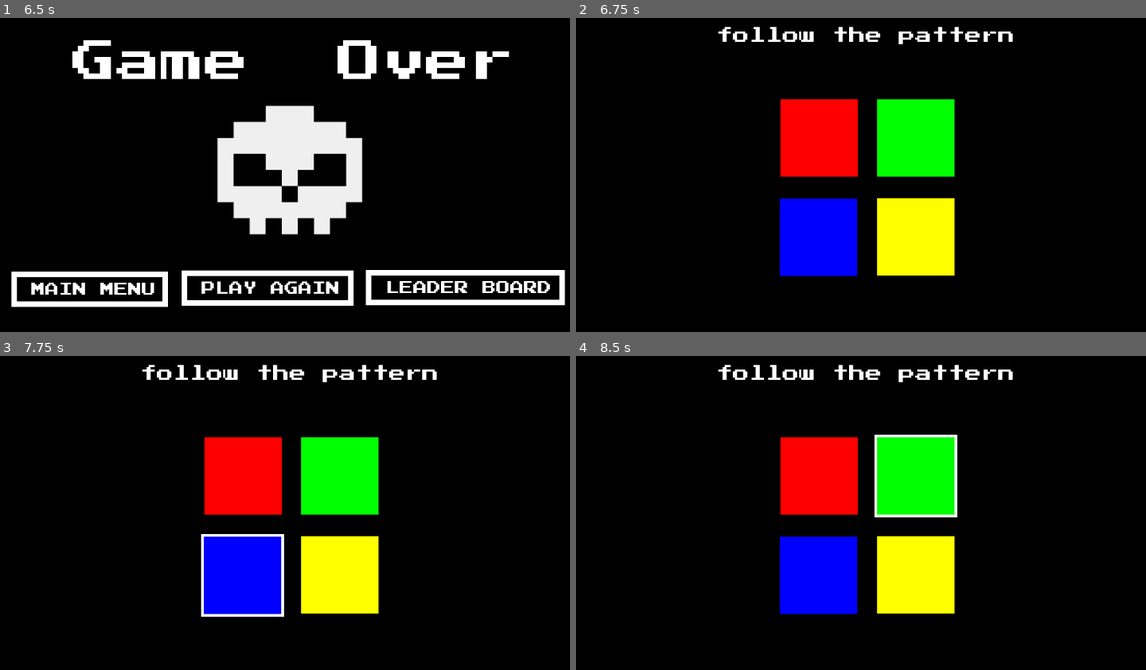
Above: before the commit, frames 1-4 (two rows, left to right).
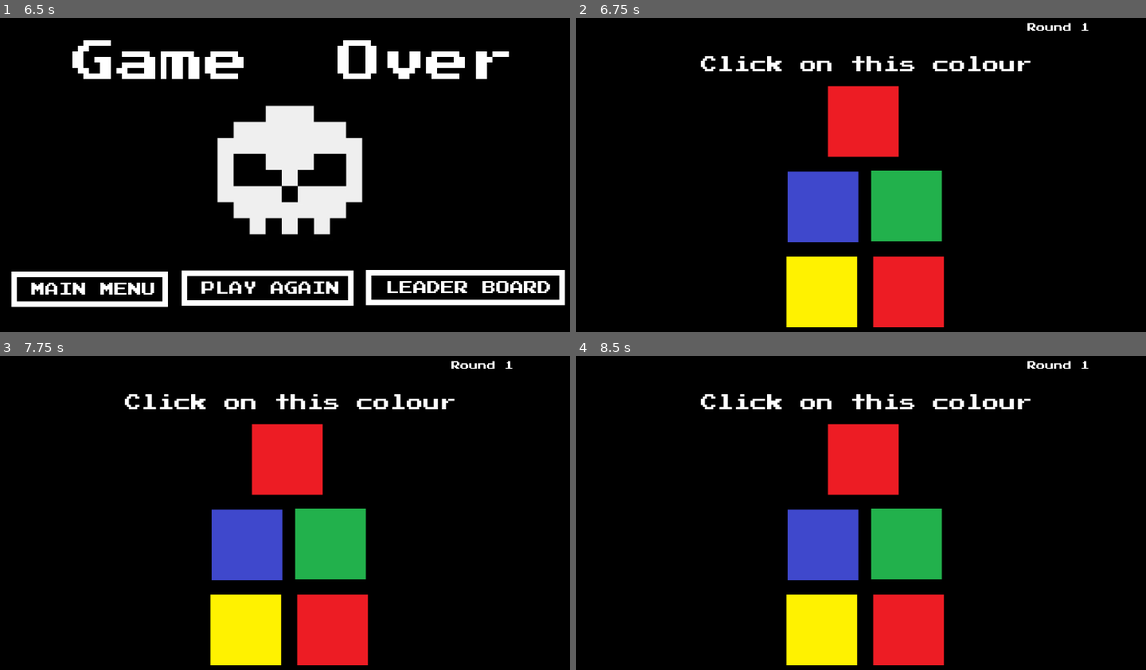
Above: after the commit, the same moments.

Repository: kwrightsk/game-jam-january-2026
Game: Godot game, scene res://Scenes/title_screen.tscn
Two runs of this game, one before a commit and one after it. Both use one fixed random seed, a clock stepped at 60 frames per second and the inputs below.
Inputs (mouse positions are in pixels of both pictures, inside the frame that each line leads up to):
- Up to frame 1 (6.5 s): click "PLAY" at 0.5 s; tap Enter at 1.25, 2.75, 4.25 s; move the mouse to (245, 137) at 1.27 s; press the mouse at (245, 137) at 1.28 s; tap Space at 2, 3.5, 5 s; move the mouse to (342, 137) at 2.02 s; release the mouse at (342, 137) at 2.03 s; click (342, 137) at 2.1 s; move the mouse to (245, 237) at 2.77 s; press the mouse at (245, 237) at 2.78 s; move the mouse to (342, 237) at 3.52 s; release the mouse at (342, 237) at 3.53 s; click (342, 237) at 3.6 s; move the mouse to (478, 225) at 4.27 s; press the mouse at (478, 225) at 4.28 s; move the mouse to (96, 118) at 5.02 s; release the mouse at (96, 118) at 5.03 s; click (96, 118) at 5.1 s; move the mouse to (319, 171) at 5.77 s; press the mouse at (319, 171) at 5.78 s
- Up to frame 2 (6.75 s): release the mouse at (895, 171) at 6.5 s; click "PLAY AGAIN" at 6.5 s
- Up to frame 3 (7.75 s): move the mouse to (193, 421) at 7.27 s; click (193, 421) at 7.35 s
- Up to frame 4 (8.5 s): move the mouse to (1003, 491) at 8.02 s; press the mouse at (1003, 491) at 8.03 s

Frame 1 is identical in both runs. In frame 2, 23% of the frame differs, in the area x 21-90%, y 1-99%; in frame 3, 23%; in frame 4, 23%.

Commit message:
adding another mini-game

Diff:
--- a/Scenes/main_level.tscn
+++ b/Scenes/main_level.tscn
@@ -1,9 +1,10 @@
-[gd_scene load_steps=5 format=3 uid="uid://qkg5k1hckfiy"]
+[gd_scene load_steps=6 format=3 uid="uid://qkg5k1hckfiy"]
 
 [ext_resource type="Script" path="res://scripts/main_level.gd" id="1_h5yc7"]
-[ext_resource type="PackedScene" uid="uid://kdkv3jlo2bps" path="res://Scenes/colour_picker.tscn" id="1_ttbch"]
+[ext_resource type="PackedScene" uid="uid://brp5dwa1lqmhn" path="res://Scenes/colour_picker.tscn" id="1_ttbch"]
 [ext_resource type="PackedScene" uid="uid://8qdw8mq7yxqf" path="res://Scenes/simon_says_level.tscn" id="3_o8xnw"]
-[ext_resource type="PackedScene" uid="uid://c8jkcuw76a7aa" path="res://Scenes/word_picker.tscn" id="4_5ub60"]
+[ext_resource type="PackedScene" uid="uid://c2aramtbfm6t5" path="res://Scenes/word_picker.tscn" id="4_5ub60"]
+[ext_resource type="PackedScene" uid="uid://bj7vkxnbk8dij" path="res://Scenes/word_color_picker.tscn" id="5_bc5uf"]
 
 [node name="MainLevel" type="Node2D"]
 script = ExtResource("1_h5yc7")
@@ -27,3 +28,5 @@
 visible = false
 
 [node name="WordPicker" parent="." instance=ExtResource("4_5ub60")]
+
+[node name="WordColorPicker" parent="." instance=ExtResource("5_bc5uf")]
--- /dev/null
+++ b/Scenes/word_color_picker.gd
@@ -0,0 +1,91 @@
+extends Node
+@onready var color_word = $CanvasLayer/ColorWord
+var colours = {
+	"red": Color.RED,
+	"green": Color.LIME_GREEN,
+	"blue": Color.BLUE,
+	"yellow": Color.YELLOW
+}
+var color_names = ["red", "green", "blue", "yellow"]
+var matched = false
+var correct_word = ""
+
+func _ready() -> void:
+	# Hide everything at start
+	$CanvasLayer.visible = false
+
+	for c in $CanvasLayer/squares.get_children():
+		c.visible = false
+		c.clickable = false
+
+	# Connect signals
+	for c in $CanvasLayer/squares.get_children():
+		if not c.colourClicked.is_connected(_on_colour_clicked):
+			c.colourClicked.connect(_on_colour_clicked)
+
+func start_game() -> void:
+	# Show CanvasLayer when game starts
+	$CanvasLayer.visible = true
+
+	matched = false
+	correct_word = ""
+
+	set_random_word()
+	rand_colours()
+
+func _process(delta: float) -> void:
+	pass
+
+func rand_colours():
+	var children = $CanvasLayer/squares.get_children()
+	var shuffled_colours = color_names.duplicate()
+	shuffled_colours.shuffle()
+
+	# Make sure the winning color is in the squares
+	if not shuffled_colours.has(correct_word):
+		shuffled_colours[0] = correct_word
+		shuffled_colours.shuffle()
+
+	var pool = []
+	while pool.size() < children.size():
+		pool += shuffled_colours
+
+	pool.shuffle()
+	for i in range(children.size()):
+		children[i].visible = true
+		children[i].set_Colour(pool[i])
+		children[i].clickable = true
+
+func _on_colour_clicked(colour):
+	print("User clicked:", colour)
+	print("Font color was:", correct_word)
+
+	if colour == correct_word:
+		print("Correct!")
+		Globals.round += 1
+		get_parent().on_minigame_complete()
+	else:
+		print("Wrong!")
+		get_parent().game_over()
+
+func set_random_word():
+	var word = color_names.pick_random()
+	var font_colour = color_names.pick_random()
+
+	# Ensure mismatch
+	while font_colour == word:
+		font_colour = color_names.pick_random()
+
+	color_word.text = word
+	color_word.add_theme_color_override(
+		"font_color",
+		colours[font_colour]
+	)
+	correct_word = word
+	print("Word says:", word, "but is colored:", font_colour)
+
+func hide_game():
+	for c in $CanvasLayer/squares.get_children():
+		c.clickable = false
+		c.visible = false
+	$CanvasLayer.visible = false
--- /dev/null
+++ b/Scenes/word_color_picker.tscn
@@ -0,0 +1,77 @@
+[gd_scene load_steps=4 format=3 uid="uid://bj7vkxnbk8dij"]
+
+[ext_resource type="Script" path="res://Scenes/word_color_picker.gd" id="1_ajnfd"]
+[ext_resource type="FontFile" uid="uid://boafiido6lxpb" path="res://assets/PressStart2P.ttf" id="2_tqnll"]
+[ext_resource type="PackedScene" uid="uid://b46h2qeluiuqj" path="res://Scenes/interactable_colour.tscn" id="3_b5isq"]
+
+[node name="WordColorPicker" type="Node2D"]
+script = ExtResource("1_ajnfd")
+
+[node name="CanvasLayer" type="CanvasLayer" parent="."]
+
+[node name="ColorRect" type="ColorRect" parent="CanvasLayer"]
+anchors_preset = 15
+anchor_right = 1.0
+anchor_bottom = 1.0
+grow_horizontal = 2
+grow_vertical = 2
+mouse_filter = 1
+color = Color(0, 0, 0, 1)
+
+[node name="Instruction" type="Label" parent="CanvasLayer"]
+anchors_preset = -1
+anchor_top = -0.0601852
+anchor_right = 0.0720486
+anchor_bottom = -0.121914
+offset_left = 327.0
+offset_top = 104.0
+offset_right = 743.0
+offset_bottom = 167.0
+mouse_filter = 1
+theme_override_fonts/font = ExtResource("2_tqnll")
+text = "Click on the color word you see"
+horizontal_alignment = 1
+metadata/_edit_use_anchors_ = true
+
+[node name="ColorWord" type="Label" parent="CanvasLayer"]
+offset_left = 4.0
+offset_top = 114.0
+offset_right = 1155.0
+offset_bottom = 203.0
+mouse_filter = 1
+theme_override_fonts/font = ExtResource("2_tqnll")
+theme_override_font_sizes/font_size = 70
+text = "red"
+horizontal_alignment = 1
+
+[node name="squares" type="Node" parent="CanvasLayer"]
+
+[node name="SquareColor1" parent="CanvasLayer/squares" instance=ExtResource("3_b5isq")]
+position = Vector2(176, 322)
+
+[node name="SquareColor2" parent="CanvasLayer/squares" instance=ExtResource("3_b5isq")]
+position = Vector2(369, 321)
+
+[node name="SquareColor3" parent="CanvasLayer/squares" instance=ExtResource("3_b5isq")]
+position = Vector2(568, 321)
+
+[node name="SquareColor4" parent="CanvasLayer/squares" instance=ExtResource("3_b5isq")]
+position = Vector2(772, 320)
+
+[node name="SquareColor5" parent="CanvasLayer/squares" instance=ExtResource("3_b5isq")]
+position = Vector2(966, 321)
+
+[node name="SquareColor6" parent="CanvasLayer/squares" instance=ExtResource("3_b5isq")]
+position = Vector2(175, 487)
+
+[node name="SquareColor7" parent="CanvasLayer/squares" instance=ExtResource("3_b5isq")]
+position = Vector2(367, 488)
+
+[node name="SquareColor8" parent="CanvasLayer/squares" instance=ExtResource("3_b5isq")]
+position = Vector2(568, 490)
+
+[node name="SquareColor9" parent="CanvasLayer/squares" instance=ExtResource("3_b5isq")]
+position = Vector2(774, 486)
+
+[node name="SquareColor10" parent="CanvasLayer/squares" instance=ExtResource("3_b5isq")]
+position = Vector2(970, 489)
--- a/scripts/main_level.gd
+++ b/scripts/main_level.gd
@@ -3,6 +3,7 @@
 @onready var simon_says = $SimonSaysLevel
 @onready var colour_picker = $ColourPicker
 @onready var word_picker = $WordPicker
+@onready var color_word_picker = $WordColorPicker
 #@onready var score_label = $ScoreLabel
 #@onready var game_over_label = $GameOverLabel
 
@@ -13,7 +14,7 @@
 	print("Children of main_level:")
 	for child in get_children():
 		print("  - ", child.name)
-	mini_games = [simon_says, colour_picker, word_picker]
+	mini_games = [simon_says, colour_picker, word_picker, color_word_picker]
 	#game_over_label.visible = false
 
 	#reset score
